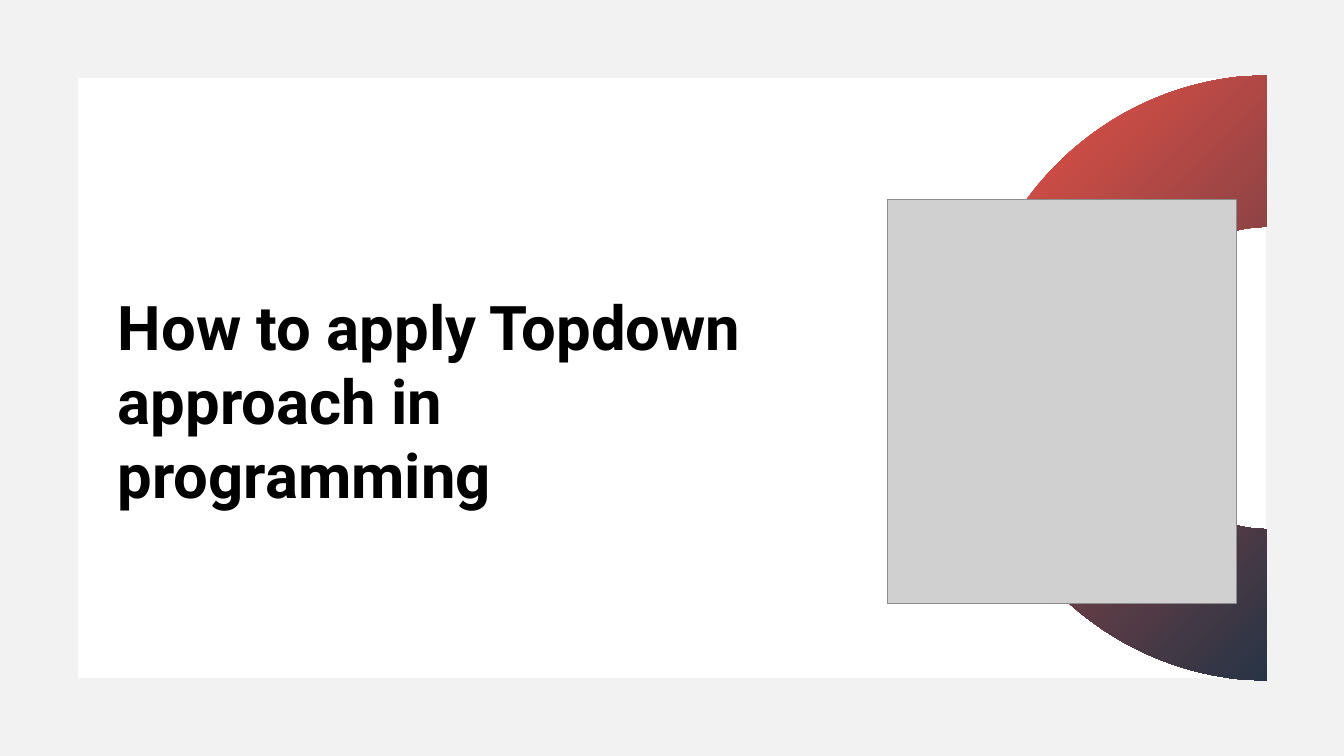
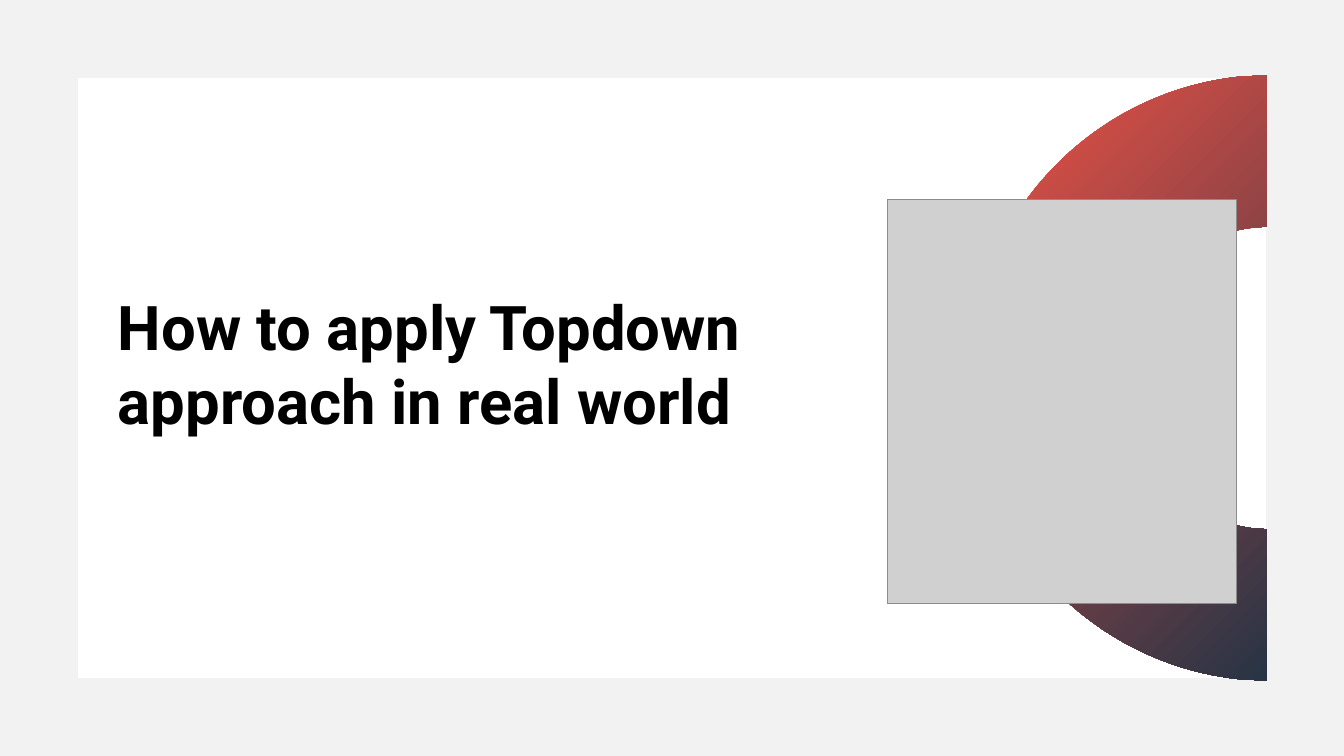
Before and after one commit to d2fLucifer/J2YB, a slide deck: slide 11 of Challenge 0/Topdown approach.pptx. Drawn at 1344x756 pixels with LibreOffice and Linux fonts; fonts in the diff are those of the drawing; grey boxes stand for pictures. Boxes give left, top, right and bottom in pixels: in the first picture for what was removed or moved away, otherwise in the second. Text is boxed around its words. In the diff, an @@ line names an element or a change of style, - is before the commit and + after.

```diff
--- a/Challenge 0/Topdown approach.pptx
+++ b/Challenge 0/Topdown approach.pptx
@@ text at box(118, 303, 741, 437): text changed @@
-How to apply Topdown approach in programming
+How to apply Topdown approach in real world
```
Also in this commit, not shown: 1 other slide changed, 4 slides added, 5 slides removed, 3 other files.
